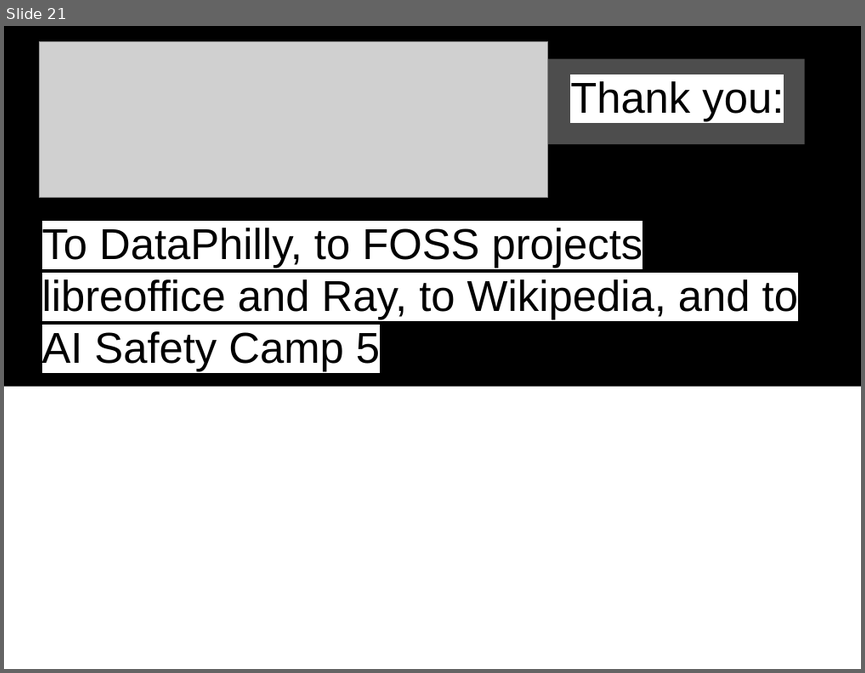
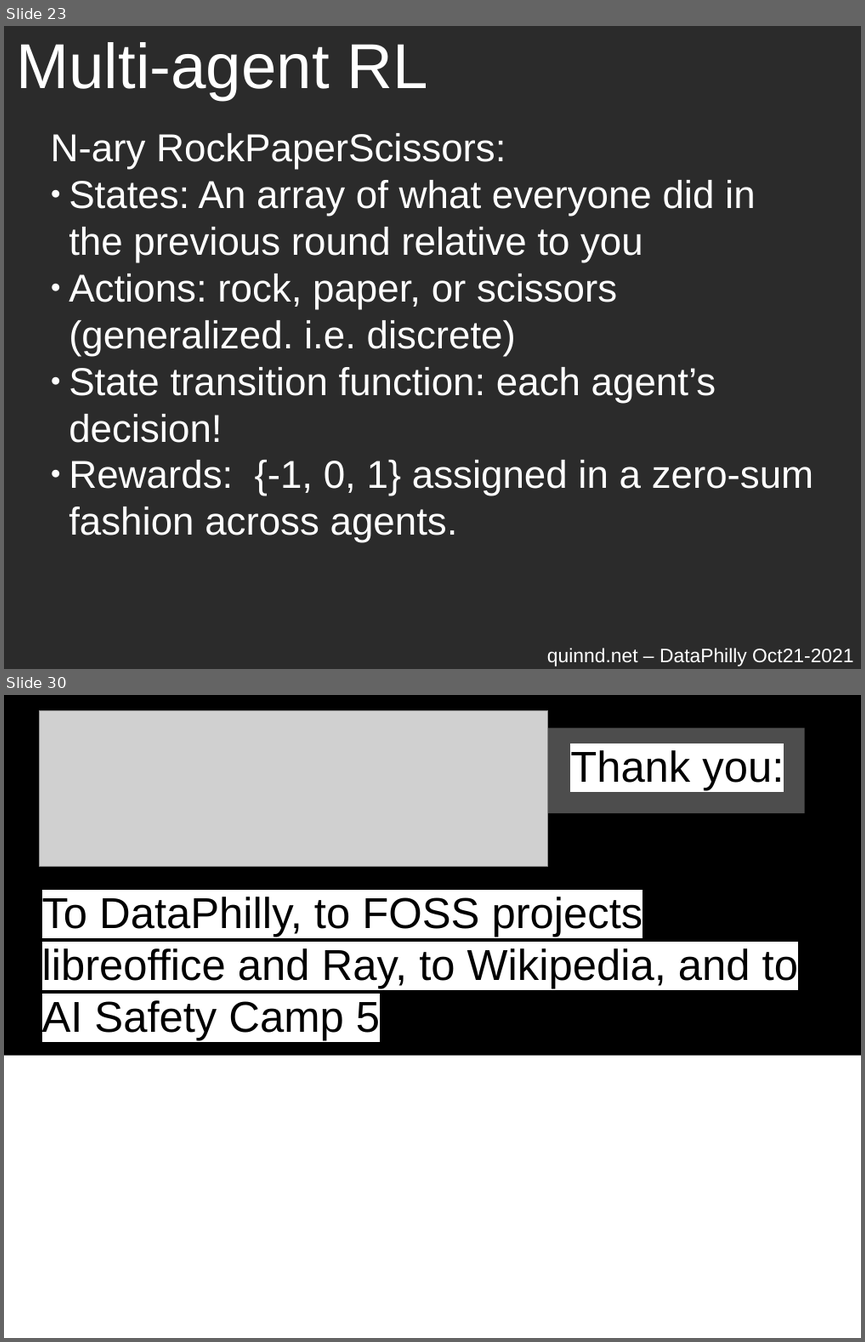
Before and after one commit to quinn-dougherty/marl-cpr-dataphilly-talk, a slide deck: marl-cpr-talk.odp. Shown one above the other, each under a label of ours: slide 21 before the commit, slides 23 and 30 after it; the slides between them are not shown. The pictures are 865x673 and 865x1342 pixels, drawn with LibreOffice and Linux fonts; fonts in the diff are those of the drawing; grey boxes stand for pictures; background and template pictures are left out; a plain dark background stands for a picture behind light text. Boxes give left, top, right and bottom in pixels: in the first picture for what was removed or moved away, otherwise in the second. Text is boxed around its words. In the diff, an @@ line names an element or a change of style, - is before the commit and + after.

```diff
--- a/marl-cpr-talk.odp
+++ b/marl-cpr-talk.odp
@@ slide 23 added at (4,26,861,669), background picture (left out) @@
@@ title added at (16,42,428,100), 58.7 pt, text #FFFFFF @@
+Multi-agent RL
@@ text added at (51,133,814,542), 36 pt, text #FFFFFF @@
+N-ary RockPaperScissors:
+● States: An array of what everyone did in the previous round relative to you
+● Actions: rock, paper, or scissors (generalized. i.e. discrete)
+● State transition function: each agent’s decision!
+● Rewards: {-1, 0, 1} assigned in a zero-sum fashion across agents.
@@ text added at (547,647,853,666), 18 pt, text #FFFFFF @@
+quinnd.net – DataPhilly Oct21-2021
@@ what was slide 21 is now slide 30 @@
```
Also in this commit, not shown: 3 slides changed, 8 other slides added, 2 other files.
